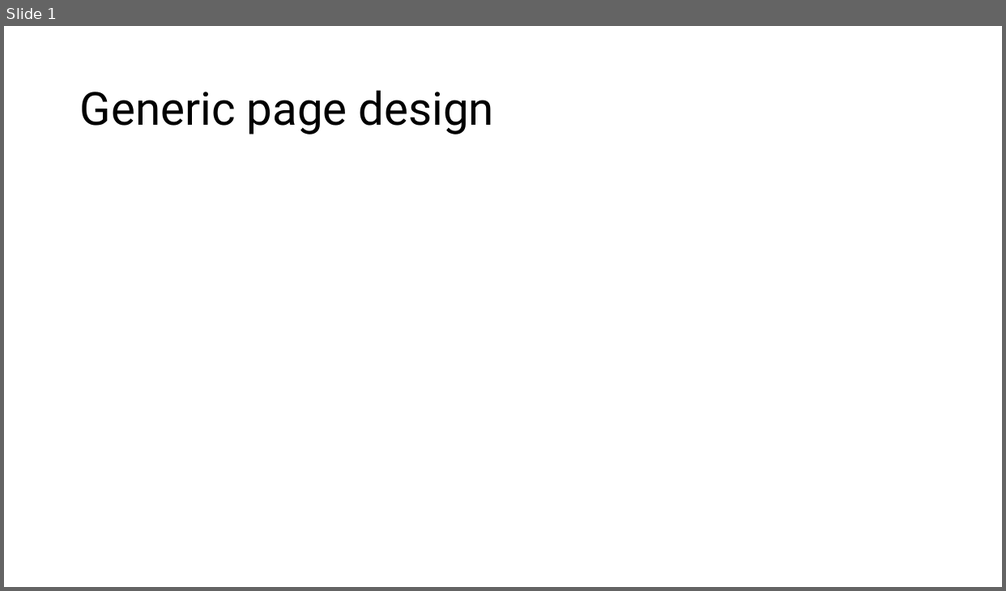
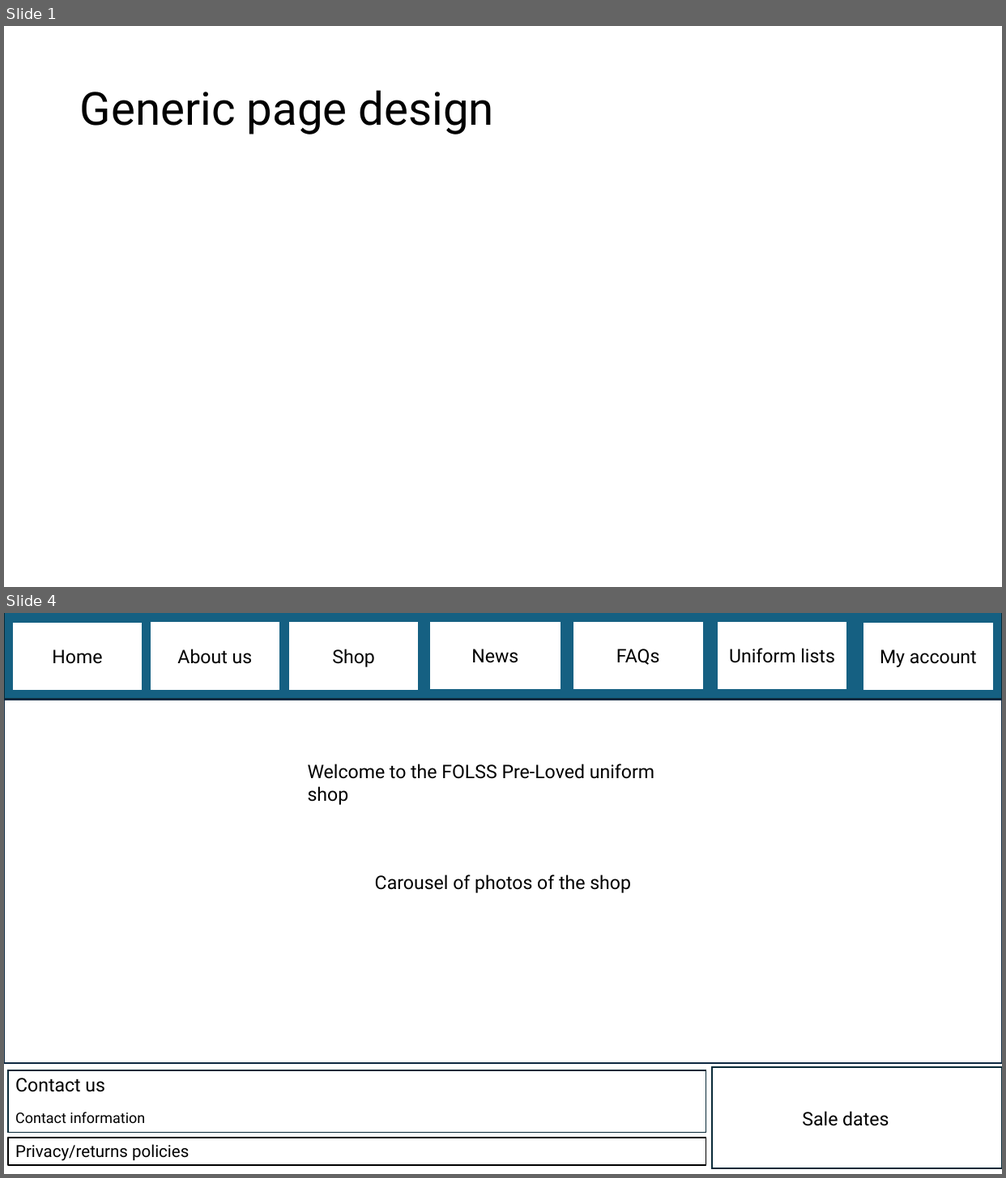
Before and after one commit to programmer647/Coursework, a slide deck: Writeup/Page designs.pptx. Shown one above the other, each under a label of ours: slide 1 before the commit, slides 1 and 4 after it; the slides between them are not shown. The pictures are 1006x591 and 1006x1178 pixels, drawn with LibreOffice and Linux fonts; fonts in the diff are those of the drawing. Boxes give left, top, right and bottom in pixels: in the first picture for what was removed or moved away, otherwise in the second. Text is boxed around its words. In the diff, an @@ line names an element or a change of style, - is before the commit and + after.

```diff
--- a/Writeup/Page designs.pptx
+++ b/Writeup/Page designs.pptx
@@ slide 4 added at (x1=4, y1=613, x2=1002, y2=1174), background #FFFFFF @@
@@ rectangle added at (x1=4, y1=613, x2=1002, y2=699), fill #156082, outline #092A39 1.5 pt @@
@@ rectangle added at (x1=14, y1=624, x2=141, y2=689), fill #FFFFFF, outline #FFFFFF 1.5 pt, 18 pt, text #000000 @@
+Home
@@ rectangle added at (x1=151, y1=623, x2=279, y2=688), fill #FFFFFF, outline #FFFFFF 1.5 pt, 18 pt, text #000000 @@
+About us
@@ rectangle added at (x1=290, y1=623, x2=417, y2=688), fill #FFFFFF, outline #FFFFFF 1.5 pt, 18 pt, text #000000 @@
+Shop
@@ rectangle added at (x1=431, y1=623, x2=560, y2=688), fill #FFFFFF, outline #FFFFFF 1.5 pt, 18 pt, text #000000 @@
+News
@@ rectangle added at (x1=574, y1=623, x2=702, y2=688), fill #FFFFFF, outline #FFFFFF 1.5 pt, 18 pt, text #000000 @@
+FAQs
@@ rectangle added at (x1=718, y1=623, x2=846, y2=688), fill #FFFFFF, outline #FFFFFF 1.5 pt, 18 pt, text #000000 @@
+Uniform lists
@@ rectangle added at (x1=865, y1=624, x2=993, y2=689), fill #FFFFFF, outline #FFFFFF 1.5 pt, 18 pt, text #000000 @@
+My account
@@ rectangle added at (x1=4, y1=700, x2=1002, y2=1063), fill #FFFFFF, outline #0E2841 1.5 pt, 18 pt, text #000000 @@
+Carousel of photos of the shop
@@ text added at (x1=308, y1=764, x2=654, y2=805), 18 pt, text #000000 @@
+Welcome to the FOLSS Pre-Loved uniform shop
@@ rectangle added at (x1=8, y1=1071, x2=705, y2=1132), fill #FFFFFF, outline #092A39 1.5 pt @@
@@ rectangle added at (x1=712, y1=1067, x2=1002, y2=1169), fill #FFFFFF, outline #092A39 1.5 pt @@
@@ text added at (x1=15, y1=1078, x2=145, y2=1123), 14 pt, text #000000 @@
+Contact us
+Contact information
@@ text added at (x1=802, y1=1111, x2=889, y2=1127), 18 pt, text #000000 @@
+Sale dates
@@ rectangle added at (x1=8, y1=1138, x2=705, y2=1165), outline #000000 1.5 pt, 16 pt, text #000000 @@
+Privacy/returns policies
```
Also in this commit, not shown: 1 slide changed, 9 other slides added, 3 other files.
